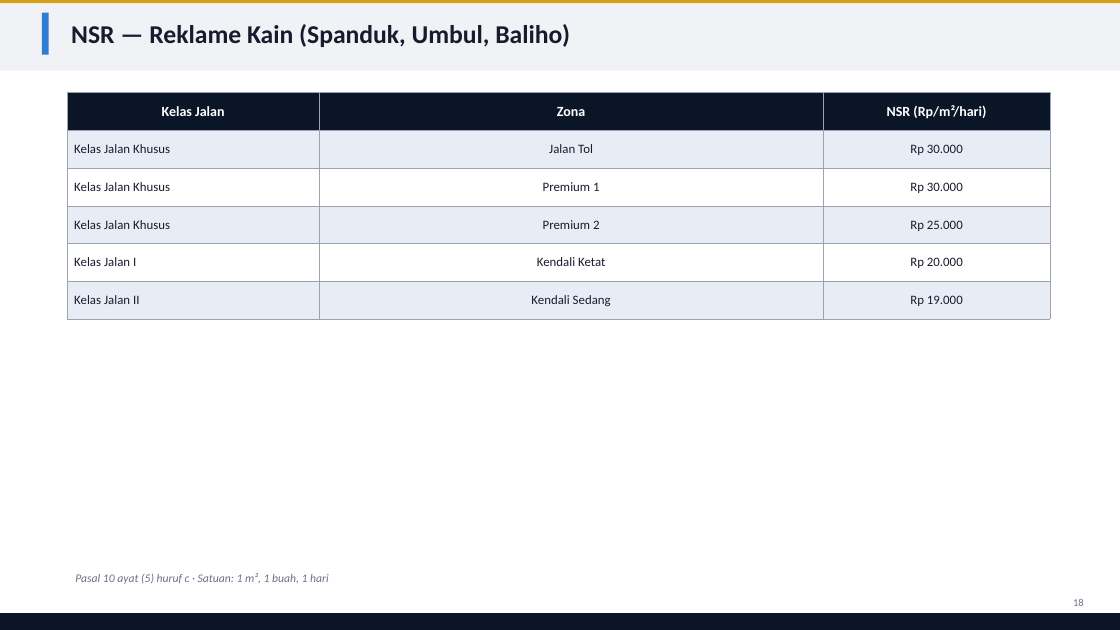
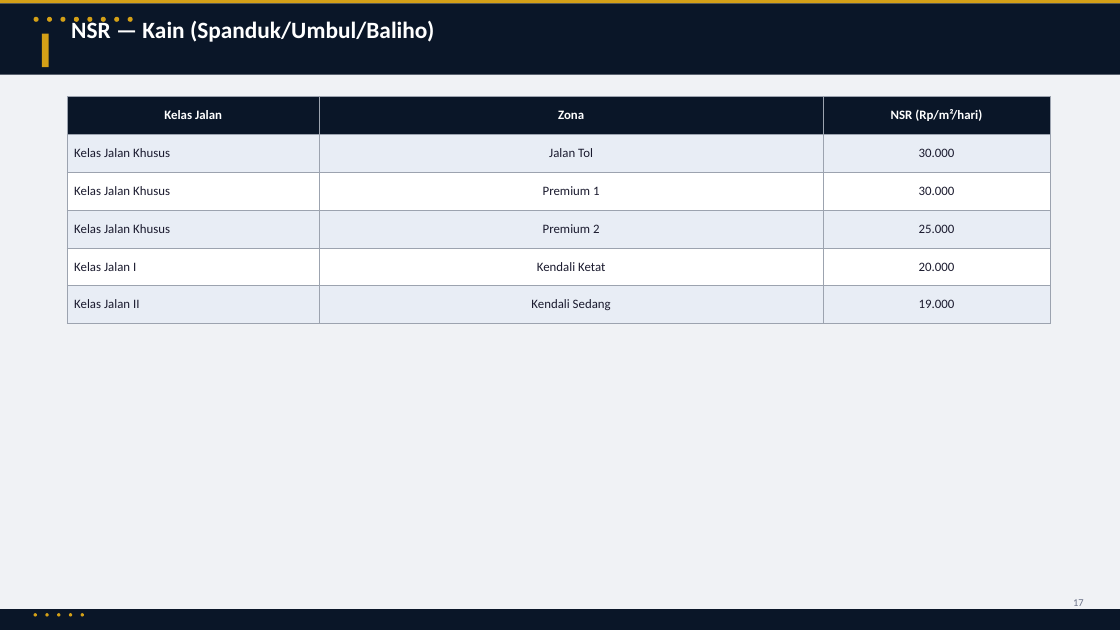
Before and after one commit to rahadiana/coba_ppt, a slide deck: slide 18 of Perwal_Bekasi_51_2024_Pajak_Reklame.pptx (slide 19 before the commit). Drawn at 1120x630 pixels with LibreOffice and Linux fonts; fonts in the diff are those of the drawing. Boxes give left, top, right and bottom in pixels: in the first picture for what was removed or moved away, otherwise in the second. Text is boxed around its words. In the diff, an @@ line names an element or a change of style, - is before the commit and + after.

```diff
--- a/Perwal_Bekasi_51_2024_Pajak_Reklame.pptx
+++ b/Perwal_Bekasi_51_2024_Pajak_Reklame.pptx
@@ background #FFFFFF to #F0F2F5 @@
@@ rectangle: place and size @@
-rectangle at (0,3,1120,71)
+rectangle at (0,3,1120,75)
@@ rectangle at (0,3,1120,75): fill #F0F2F5 to #0A1628 @@
@@ ellipse added at (34,17,39,22), fill #D4A017 @@
@@ ellipse added at (47,17,52,22), fill #D4A017 @@
@@ ellipse added at (60,17,66,22), fill #D4A017 @@
@@ text at (71,18,434,42): text changed; size 22 to 20 pt; text colour #1A1A2E to #FFFFFF @@
-NSR — Reklame Kain (Spanduk, Umbul, Baliho)
+NSR — Kain (Spanduk/Umbul/Baliho)
@@ ellipse added at (74,17,79,22), fill #D4A017 @@
@@ ellipse added at (87,17,92,22), fill #D4A017 @@
@@ ellipse added at (101,17,106,22), fill #D4A017 @@
@@ ellipse added at (114,17,119,22), fill #D4A017 @@
@@ ellipse added at (128,17,133,22), fill #D4A017 @@
@@ rectangle: place and size @@
-rectangle at (42,13,49,55)
+rectangle at (42,34,49,67)
@@ rectangle at (42,34,49,67): fill #2D7DD2 to #D4A017 @@
@@ table at (67,97,1050,314) @@
-row 2, column 3: Rp 30.000
+row 2, column 3: 30.000
-row 3, column 3: Rp 30.000
+row 3, column 3: 30.000
-row 4, column 3: Rp 25.000
+row 4, column 3: 25.000
-row 5, column 3: Rp 20.000
+row 5, column 3: 20.000
-row 6, column 3: Rp 19.000
+row 6, column 3: 19.000
@@ size 12 to 11 pt in "Kelas Jalan", "Zona", "NSR (Rp/m²/hari)" @@
@@ table: place and size @@
-table at (67,92,1050,310)
+table at (67,97,1050,314)
@@ text removed at (75,573,329,584) @@
-Pasal 10 ayat (5) huruf c · Satuan: 1 m², 1 buah, 1 hari
@@ text at (1073,599,1084,610): text changed @@
-18
+17
@@ rectangle: place and size @@
-rectangle at (0,613,1120,630)
+rectangle at (0,609,1120,630)
@@ ellipse added at (34,613,37,617), fill #D4A017 @@
@@ ellipse added at (45,613,49,617), fill #D4A017 @@
@@ ellipse added at (57,613,60,617), fill #D4A017 @@
@@ ellipse added at (69,613,72,617), fill #D4A017 @@
@@ ellipse added at (81,613,84,617), fill #D4A017 @@
```
Also in this commit, not shown: 23 other slides changed, 10 slides added, 26 slides removed, 1 other file.
